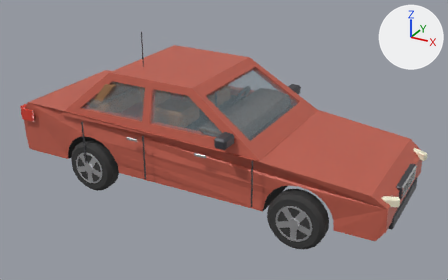
The glTF model public/games/flip/torolla.glb, before and after one commit.
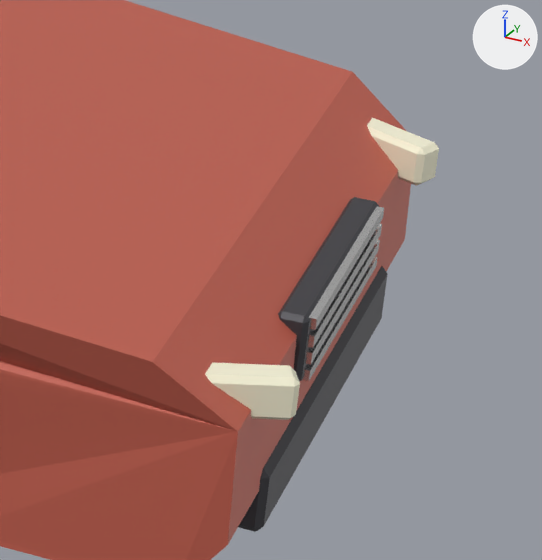
The first picture shows the older version from a camera (50 mm lens) standing at (3.35, -5.84, 3.56) and looking at (0.16, -0.04, 0.66). The close-ups show the older and then the newer version on the part from 76% to 100% of the width and 45% to 84% of the height of that picture. Only the edits that show in the close-ups are written down. Lighting does not change. The marker at upper right points along +X, +Y and +Z. Vertices at exactly the same position are counted once.

Names of what the first close-up shows: 'Body.003', 'Chrome.003', 'Dark.003', 'Headlight.003'.
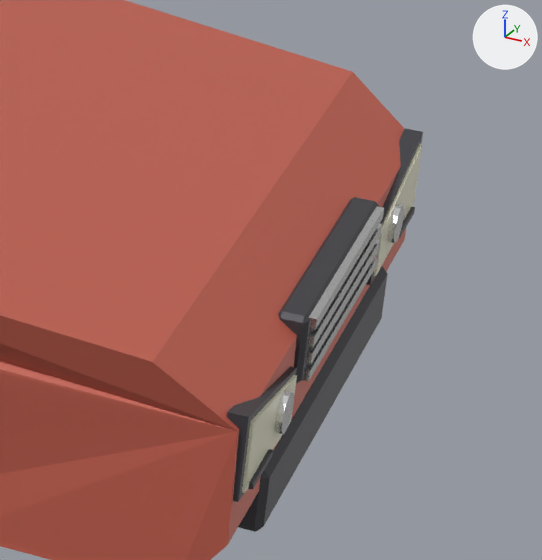
Changed parts and their boxes (x1, y1, x2, y2) in the close-ups (542 x 560 px):
```json
{"object": "Dark.003", "change": "reshaped", "before": [238, 197, 388, 532], "after": [227, 128, 423, 532]}
{"object": "Headlight.003", "change": "reshaped", "before": [205, 117, 439, 420], "after": [242, 144, 422, 493]}
{"object": "Chrome.003", "change": "reshaped", "before": [302, 206, 384, 381], "after": [274, 204, 404, 434]}
{"part": 1, "of": "me_chrome_003", "change": "added", "after": [388, 204, 404, 243]}
{"part": 2, "of": "me_chrome_003", "change": "added", "after": [274, 390, 294, 434]}
{"part": 3, "of": "me_dark_003", "change": "added", "after": [399, 207, 415, 238]}
{"part": 4, "of": "me_dark_003", "change": "added", "after": [248, 449, 273, 490]}
{"part": 5, "of": "me_dark_003", "change": "added", "after": [227, 128, 423, 502]}
```

Scene script edits in JSON lines:
```json
{"block": "me_chrome_003", "where": "# used by ob_chrome_003; location = (0.0, 0.0, 0.0)"}
{"op": "remove", "block": "me_chrome_003", "code": "me_chrome_003.from_pydata(...)  # 164 vertices, 288 faces; spans x -2.39..2.29, y -0.86..0.86, z 0.2..1.25"}
{"op": "add", "block": "me_chrome_003", "code": "me_chrome_003.from_pydata(...)  # 220 vertices, 392 faces; spans x -2.39..2.29, y -0.86..0.86, z 0.2..1.25"}
{"block": "me_chrome_003", "change": "me_chrome_003 part 1: a new loose piece of 28 vertices spanning x 2.28..2.29, y 0.42..0.5, z 0.54..0.62, in mat_chrome (white #e7e7e7)"}
{"block": "me_chrome_003", "change": "me_chrome_003 part 2: a new loose piece of 28 vertices spanning x 2.28..2.29, y -0.5..-0.42, z 0.54..0.62, in mat_chrome (white #e7e7e7)"}
{"block": "me_dark_003", "where": "# used by ob_dark_003; location = (0.0, 0.0, 0.0)"}
{"op": "remove", "block": "me_dark_003", "code": "me_dark_003.from_pydata(...)  # 312 vertices, 564 faces; spans x -2.28..2.28, y -0.97..0.97, z 0.32..1.88"}
{"op": "add", "block": "me_dark_003", "code": "me_dark_003.from_pydata(...)  # 344 vertices, 612 faces; spans x -2.28..2.29, y -0.97..0.97, z 0.32..1.88"}
{"block": "me_dark_003", "change": "me_dark_003 part 3: a new loose piece, a box spanning x 2.2773..2.2871, y 0.5254..0.6641, z 0.5156..0.5293, in mat_dark (dark grey #45454b)"}
{"block": "me_dark_003", "change": "me_dark_003 part 4: a new loose piece, a box spanning x 2.2773..2.2871, y -0.6641..-0.5254, z 0.5156..0.5293, in mat_dark (dark grey #45454b)"}
{"block": "me_dark_003", "change": "me_dark_003 part 5: 16 vertices added at x 2.23..2.27, y -0.71..0.71, z 0.49..0.69"}
{"block": "me_dark_003", "change": "other edits to the shape of me_dark_003 do not show in these pictures"}
{"block": "me_headlight_003", "where": "# used by ob_headlight_003; location = (0.0, 0.0, 0.0)"}
{"op": "remove", "block": "me_headlight_003", "code": "me_headlight_003.from_pydata(...)  # 48 vertices, 88 faces; spans x 2.059..2.332, y -0.705..0.705, z 0.635..0.725"}
{"op": "add", "block": "me_headlight_003", "code": "me_headlight_003.from_pydata(...)  # 16 vertices, 24 faces; spans x 2.234..2.279, y -0.689..0.689, z 0.5..0.67"}
{"block": "me_headlight_003", "change": "me_headlight_003 part 6: the whole mesh is rebuilt"}
```
